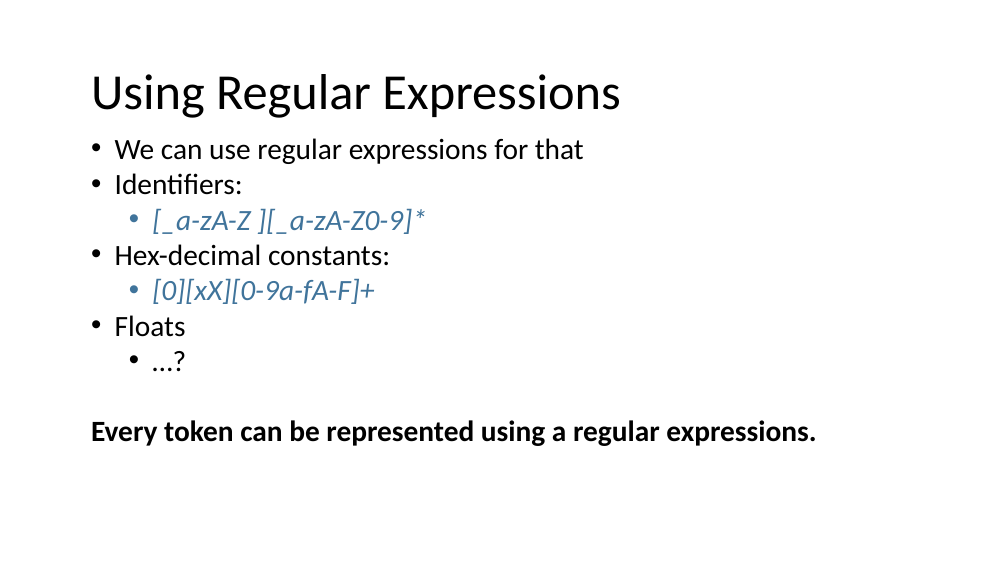
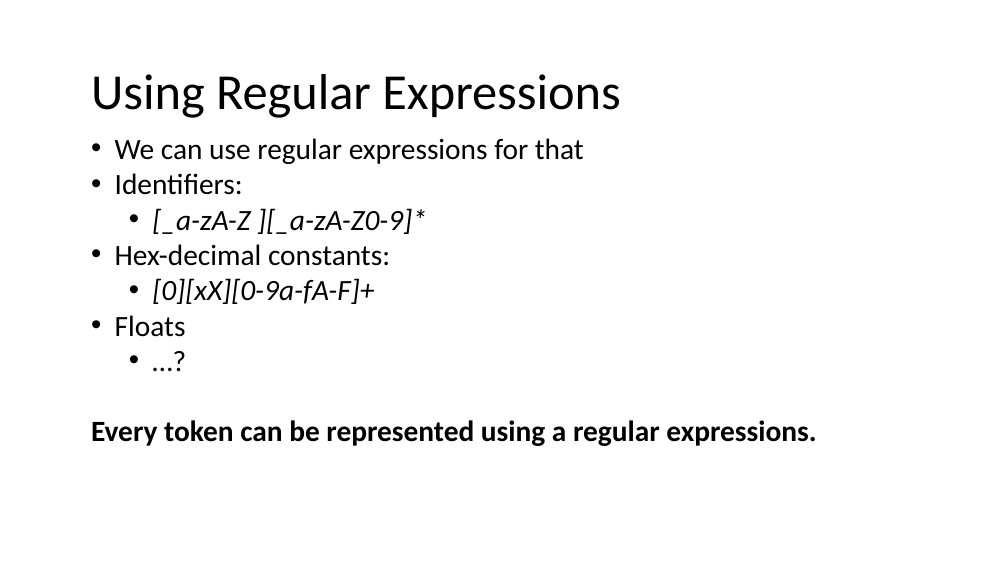
Before and after one commit to nivshani/compilation, a slide deck: slide 60 of new_slides/lexical_analysis.pptx. Drawn at 1008x567 pixels with LibreOffice and Linux fonts; fonts in the diff are those of the drawing. Boxes give left, top, right and bottom in pixels: in the first picture for what was removed or moved away, otherwise in the second. Text is boxed around its words. In the diff, an @@ line names an element or a change of style, - is before the commit and + after.

```diff
--- a/new_slides/lexical_analysis.pptx
+++ b/new_slides/lexical_analysis.pptx
@@ text at (152,208,427,304): text colour #40749B to #000000 in "[_a-zA-Z ][_a-zA-Z0-9]*", "[0][xX][0-9a-fA-F]+" @@
```
Also in this commit, not shown: 15 other slides changed, 1 other file.
